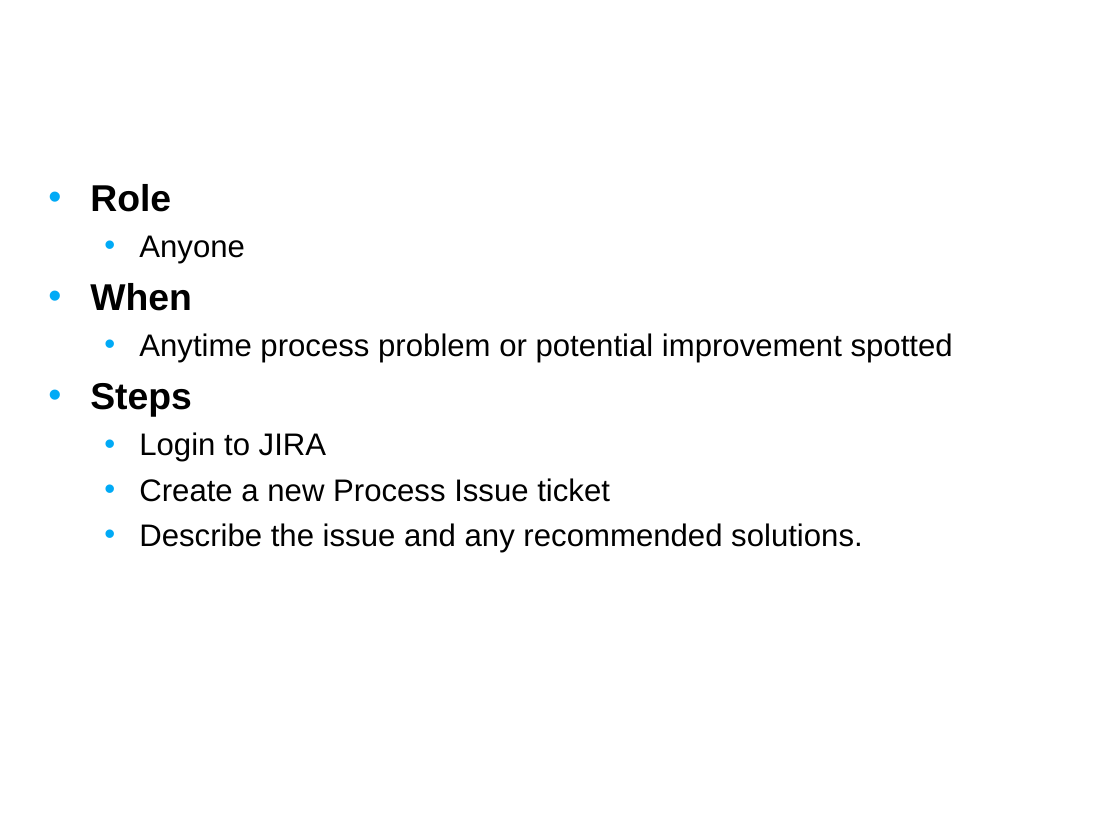
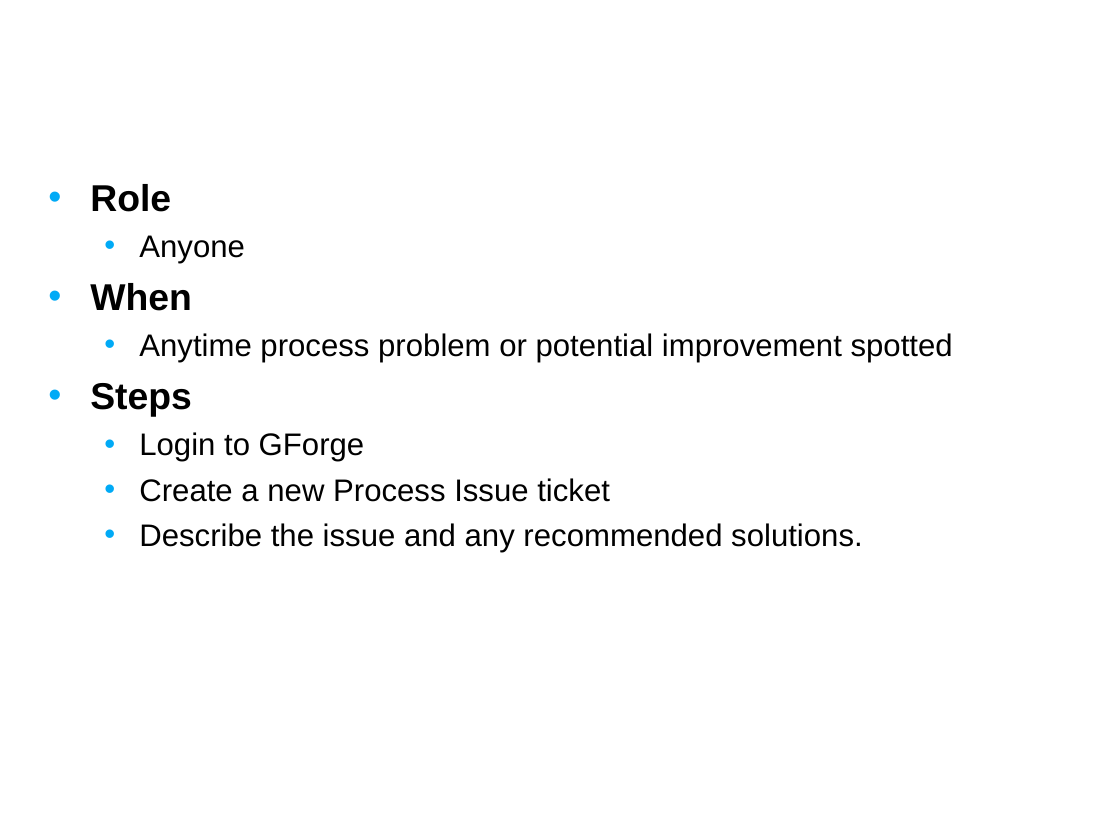
Before and after one commit to NCIP/caarray-docs, a slide deck: slide 10 of environment/references/process_improvement_proposal.ppt. Drawn at 1120x840 pixels with LibreOffice and Linux fonts; fonts in the diff are those of the drawing; background and template pictures are left out. Boxes give left, top, right and bottom in pixels: in the first picture for what was removed or moved away, otherwise in the second. Text is boxed around its words. In the diff, an @@ line names an element or a change of style, - is before the commit and + after.

```diff
--- a/environment/references/process_improvement_proposal.ppt
+++ b/environment/references/process_improvement_proposal.ppt
@@ text at bbox=[139, 432, 365, 462]: text changed @@
-  • Login to JIRA
+  • Login to GForge
```
Also in this commit, not shown: 1 other slide changed.
